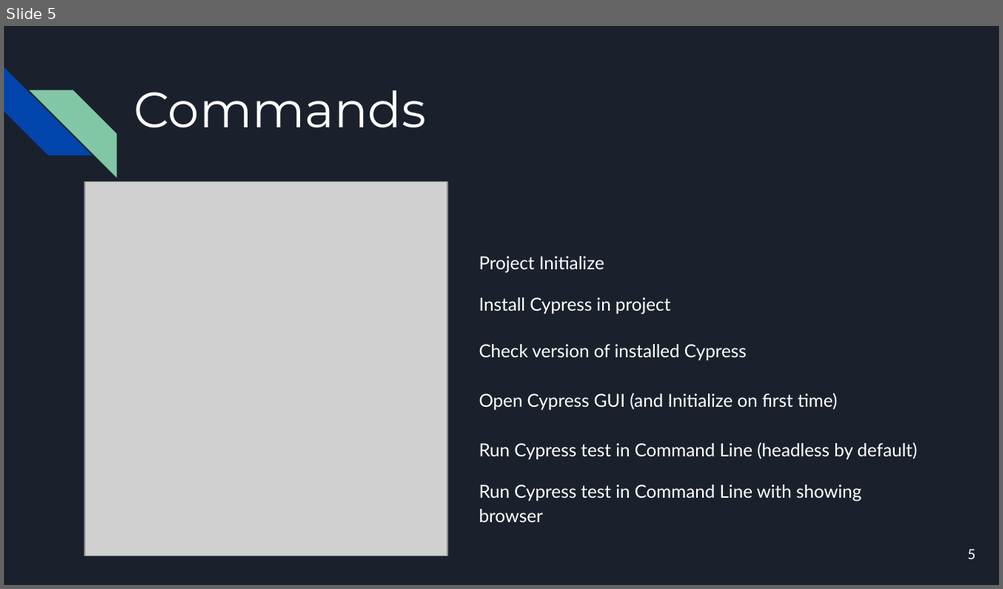
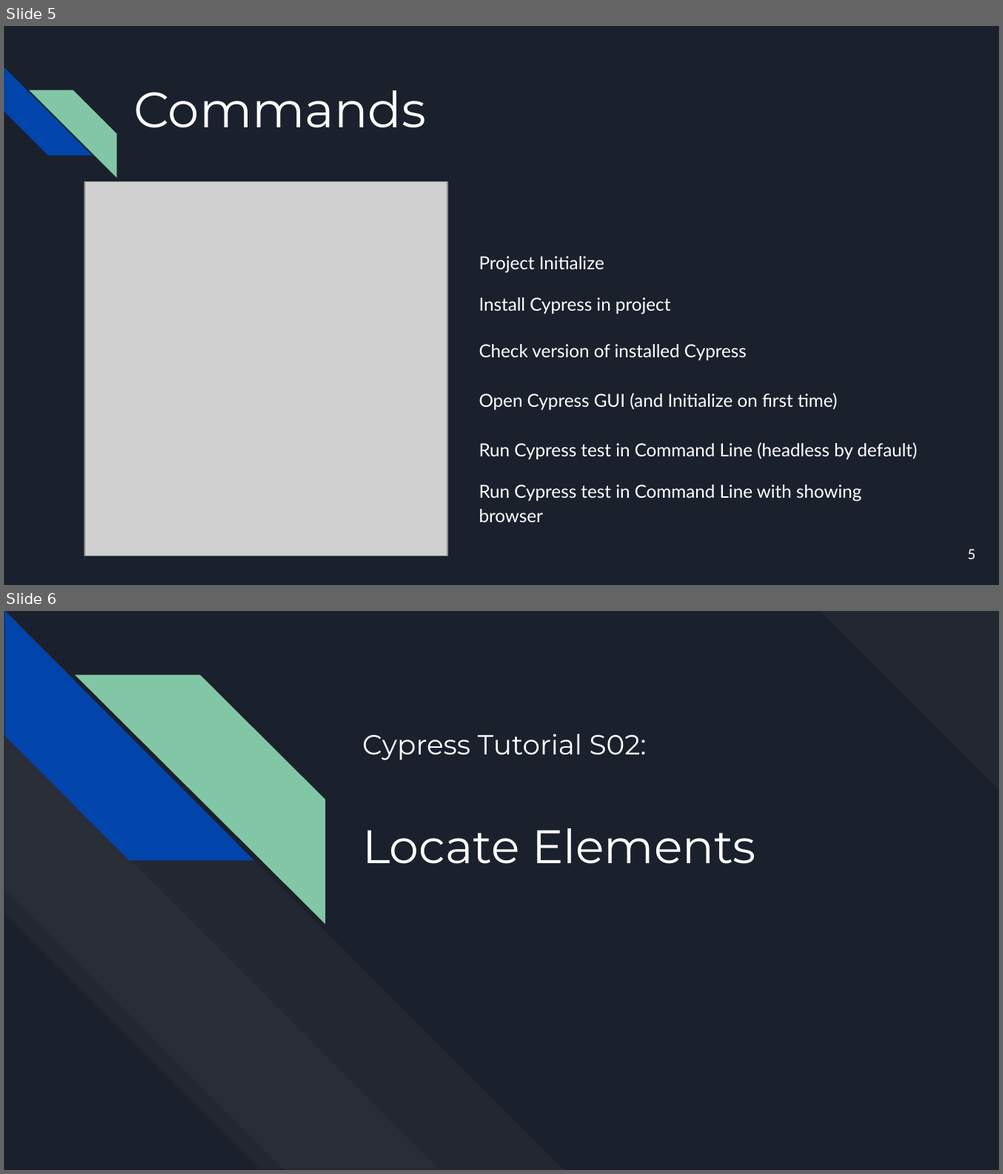
Before and after one commit to mmonfared/automationcamp-cypress, a slide deck: AutomationCamp-Cypress.pptx. Shown one above the other, each under a label of ours: slide 5 before the commit, slides 5 and 6 after it. The pictures are 1003x589 and 1003x1174 pixels, drawn with LibreOffice and Linux fonts; fonts in the diff are those of the drawing; grey boxes stand for pictures. Boxes give left, top, right and bottom in pixels: in the first picture for what was removed or moved away, otherwise in the second. Text is boxed around its words. In the diff, an @@ line names an element or a change of style, - is before the commit and + after.

```diff
--- a/AutomationCamp-Cypress.pptx
+++ b/AutomationCamp-Cypress.pptx
@@ slide 6 added at [4,611,999,1170], background #1B212C @@
@@ diag stripe added at [819,611,999,790], fill #FFFFFF at 3% opacity @@
@@ group added at [4,612,564,1170]: 4 diag stripes @@
@@ title added at [362,734,756,864], 20 pt, text #FFFFFF @@
+Cypress Tutorial S02:
+Locate Elements
```
Also in this commit, not shown: 8 other slides added, 2 other files.
